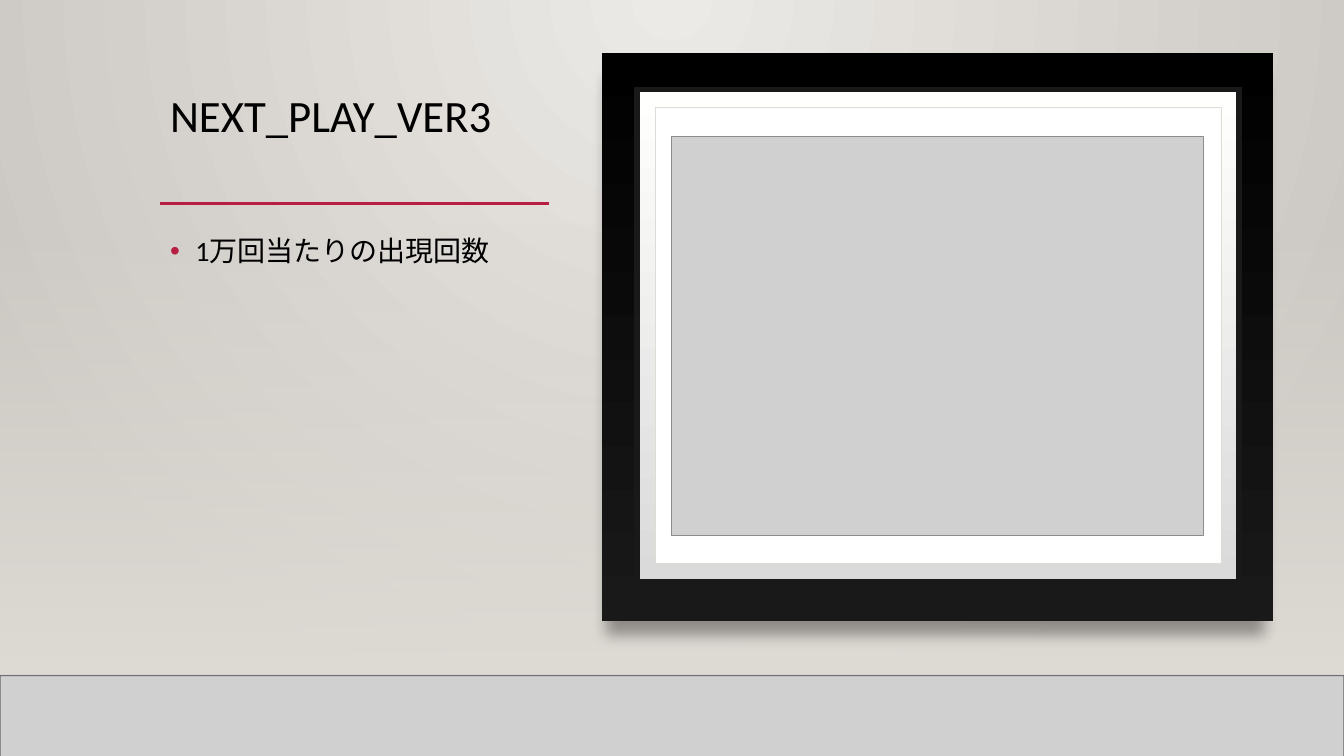
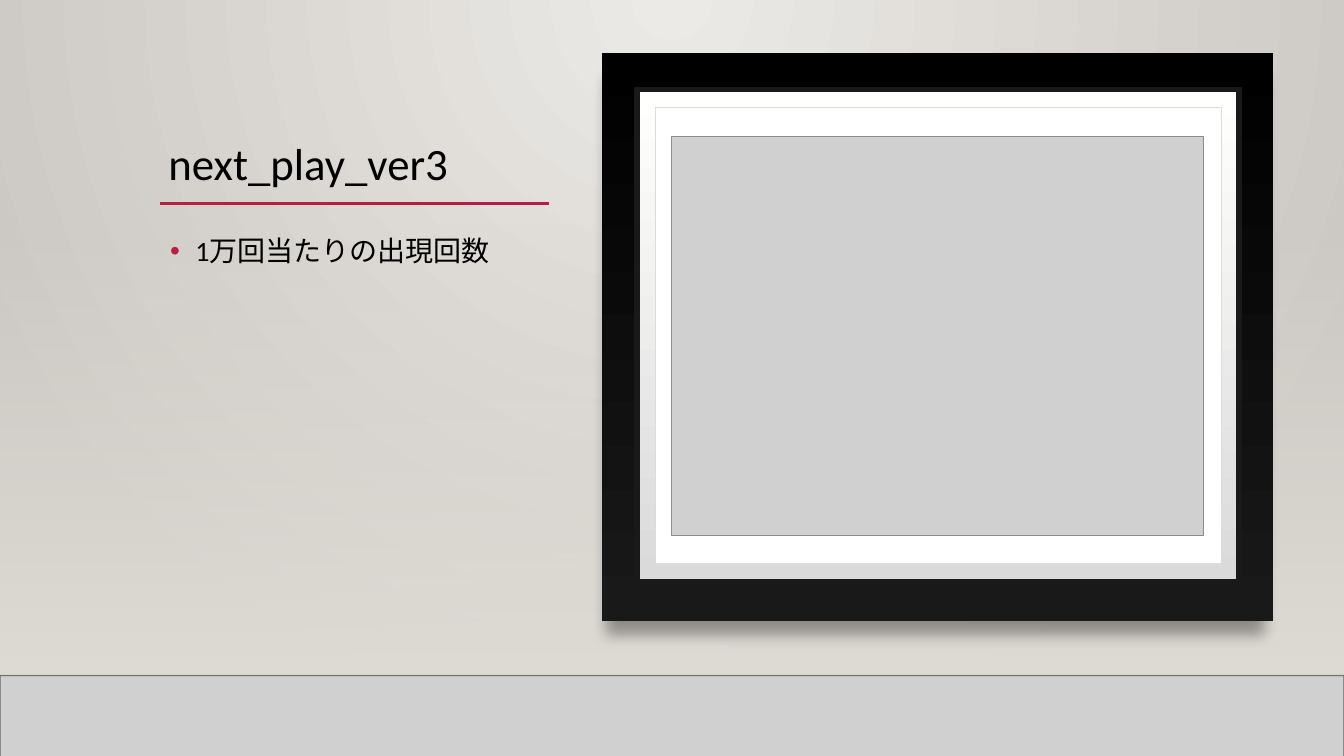
Before and after one commit to holizon9/semi, a slide deck: slide 10 of documents/中間発表.pptx. Drawn at 1344x756 pixels with LibreOffice and Linux fonts; fonts in the diff are those of the drawing; grey boxes stand for pictures. Boxes give left, top, right and bottom in pixels: in the first picture for what was removed or moved away, otherwise in the second. Text is boxed around its words. In the diff, an @@ line names an element or a change of style, - is before the commit and + after.

```diff
--- a/documents/中間発表.pptx
+++ b/documents/中間発表.pptx
@@ title at bbox=[168, 149, 447, 188]: text changed @@
-NEXT_PLAY_VER3
+next_play_ver3
```
Also in this commit, not shown: 2 other slides changed, 1 slide added, 1 slide removed, 6 other files.
